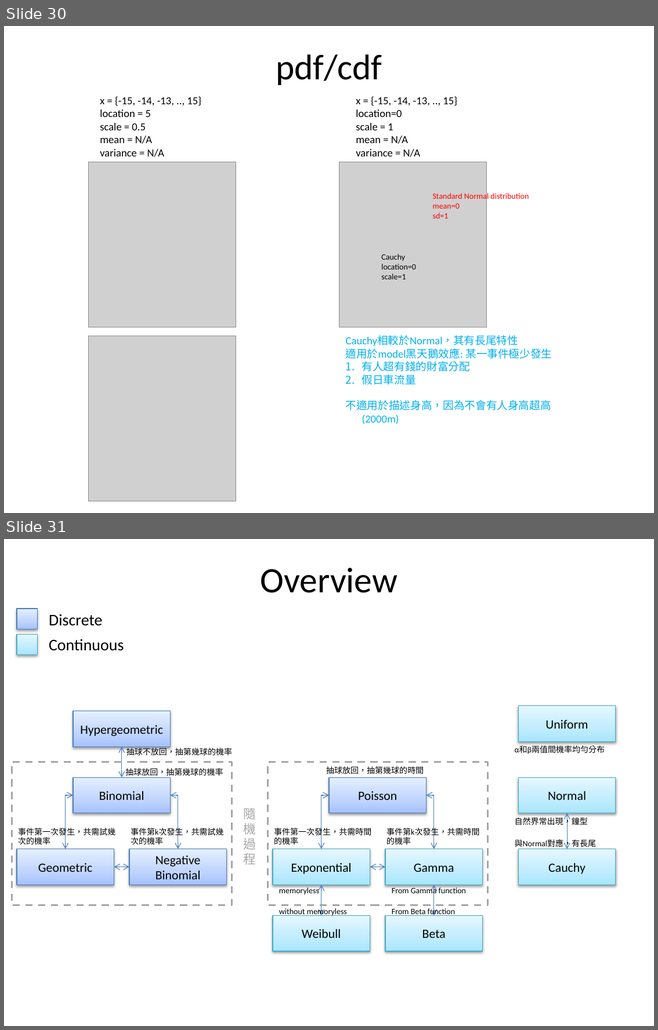
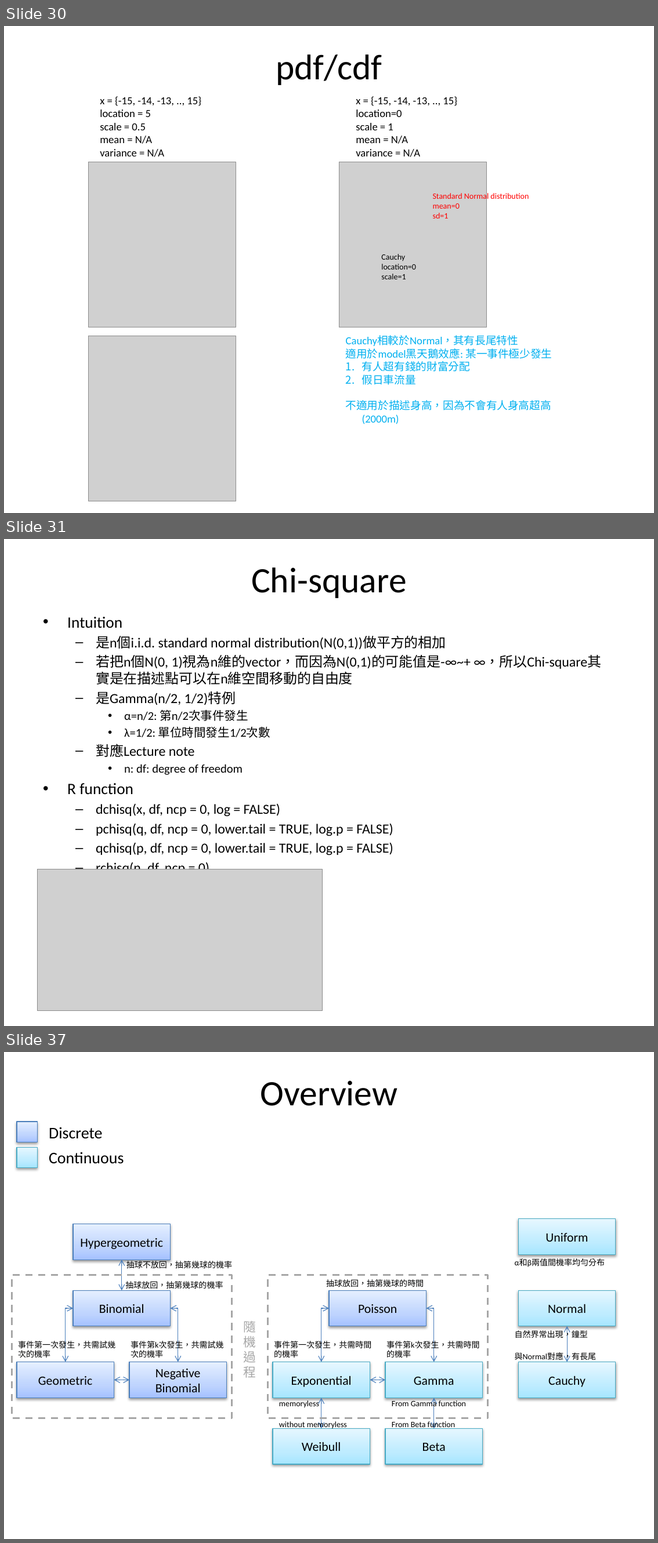
Before and after one commit to fuchingy/data_science, a slide deck: probability/doc/random_variable_distribution.pptx. Shown one above the other, each under a label of ours: slides 30 and 31 before the commit, slides 30, 31 and 37 after it; the slides between them are not shown. The pictures are 658x1030 and 658x1543 pixels, drawn with LibreOffice and Linux fonts; fonts in the diff are those of the drawing; grey boxes stand for pictures. Boxes give left, top, right and bottom in pixels: in the first picture for what was removed or moved away, otherwise in the second. Text is boxed around its words. In the diff, an @@ line names an element or a change of style, - is before the commit and + after.

```diff
--- a/probability/doc/random_variable_distribution.pptx
+++ b/probability/doc/random_variable_distribution.pptx
@@ slide 31 added at <box>4,539,654,1026</box>, background #FFFFFF @@
@@ title added at <box>251,567,407,598</box>, 39.6 pt, text #000000 @@
+Chi-square
@@ text added at <box>67,617,601,870</box>, 15.4 pt, text #000000 @@
+• Intuition
+  – 是n個i.i.d. standard normal distribution(N(0,1))做平方的相加
+  – 若把n個N(0, 1)視為n維的vector，而因為N(0,1)的可能值是-∞~+ ∞，所以Chi-square其實是在描述點可以在n維空間移動的自由度
+  – 是Gamma(n/2, 1/2)特例
+    • α=n/2: 第n/2次事件發生
+    • λ=1/2: 單位時間發生1/2次數
+  – 對應Lecture note
+    • n: df: degree of freedom
+• R function
+  – dchisq(x, df, ncp = 0, log = FALSE)
+  – pchisq(q, df, ncp = 0, lower.tail = TRUE, log.p = FALSE)
+  – qchisq(p, df, ncp = 0, lower.tail = TRUE, log.p = FALSE)
+  – rchisq(n, df, ncp = 0)
@@ picture added at <box>37,870,322,1011</box> @@
@@ what was slide 31 is now slide 37 @@
```
Also in this commit, not shown: 2 slides changed, 6 other slides added.
